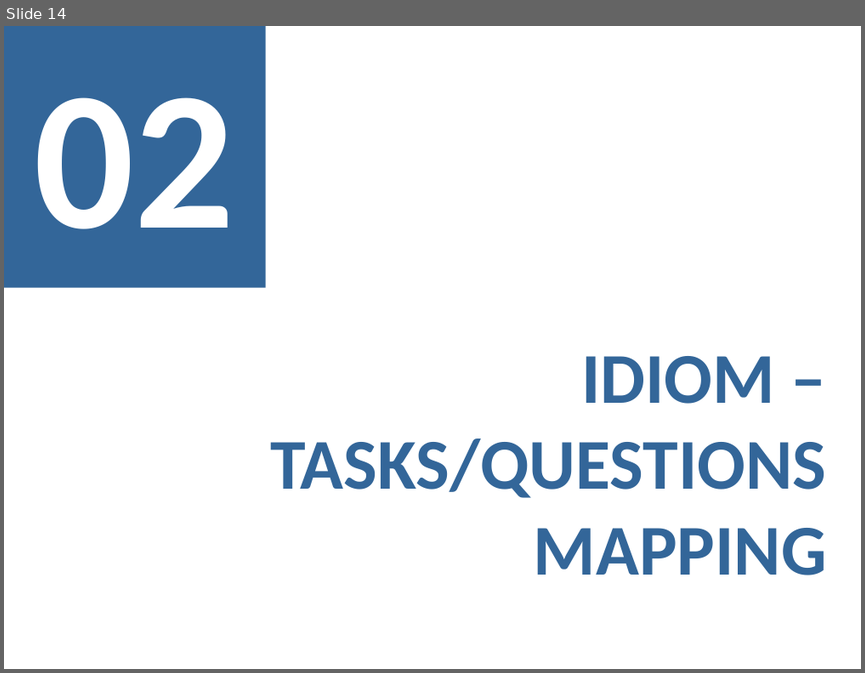
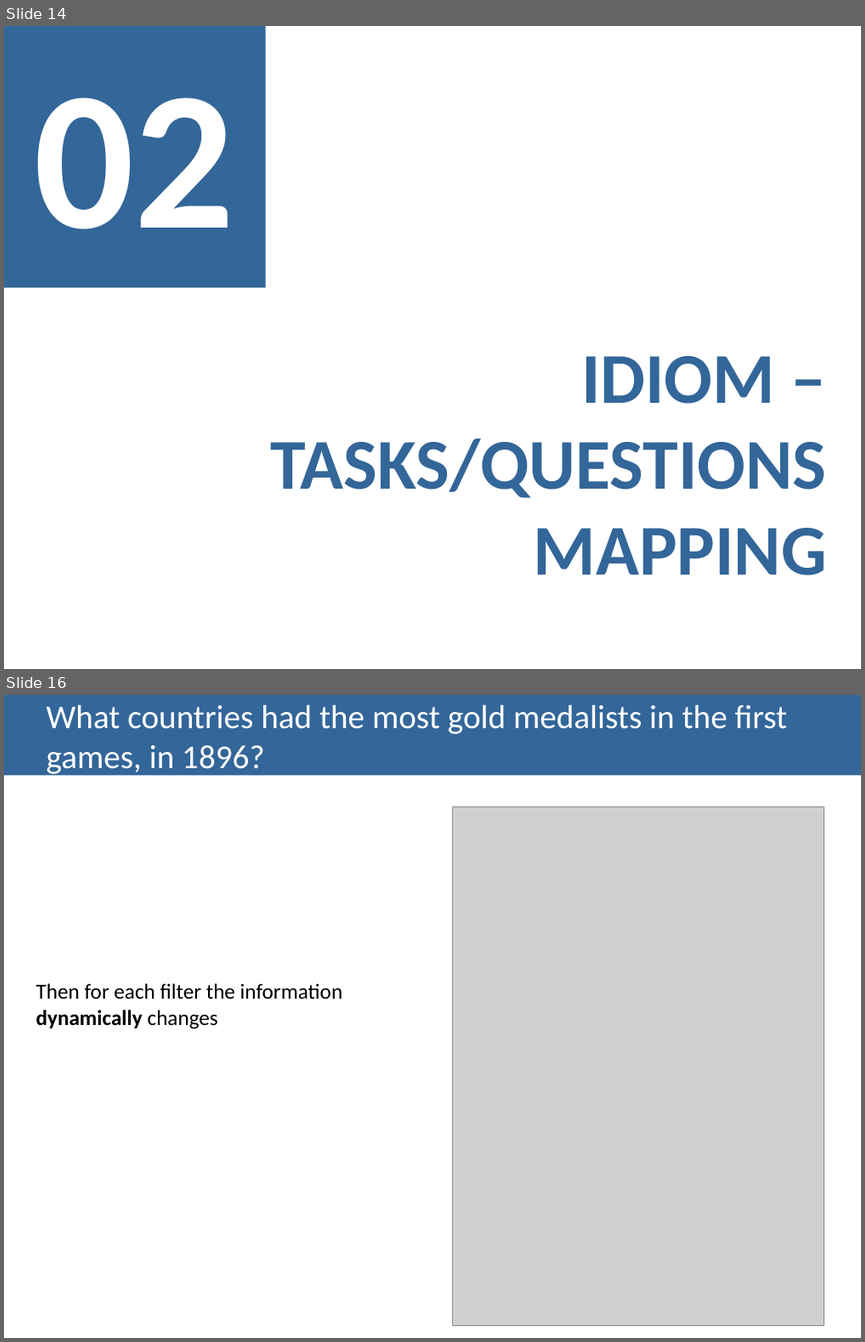
Before and after one commit to carboned4/V_I_2015_1, a slide deck: checkpoint3/G01A - Presentation 3.pptx. Shown one above the other, each under a label of ours: slide 14 before the commit, slides 14 and 16 after it; the slides between them are not shown. The pictures are 865x673 and 865x1342 pixels, drawn with LibreOffice and Linux fonts; fonts in the diff are those of the drawing; grey boxes stand for pictures. Boxes give left, top, right and bottom in pixels: in the first picture for what was removed or moved away, otherwise in the second. Text is boxed around its words. In the diff, an @@ line names an element or a change of style, - is before the commit and + after.

```diff
--- a/checkpoint3/G01A - Presentation 3.pptx
+++ b/checkpoint3/G01A - Presentation 3.pptx
@@ slide 16 added at box(4, 695, 861, 1338), background #FFFFFF @@
@@ title added at box(4, 695, 861, 776), fill #336699, 28 pt, text #FFFFFF @@
+What countries had the most gold medalists in the first games, in 1896?
@@ picture added at box(453, 807, 824, 1326) @@
@@ text added at box(36, 983, 343, 1029), 18 pt, text #000000 @@
+Then for each filter the information dynamically changes
```
Also in this commit, not shown: 6 other slides added, 2 slides removed.
